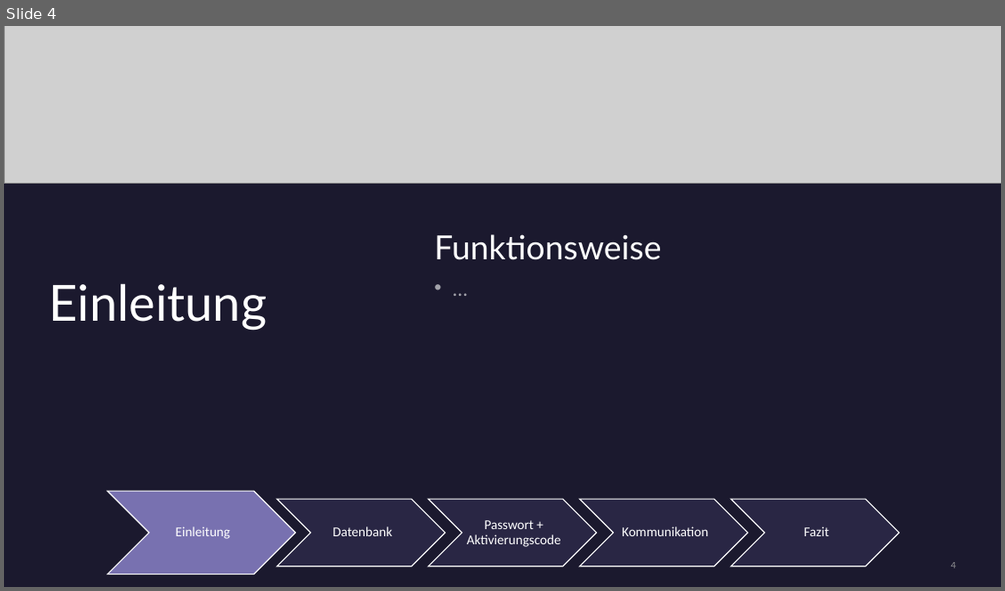
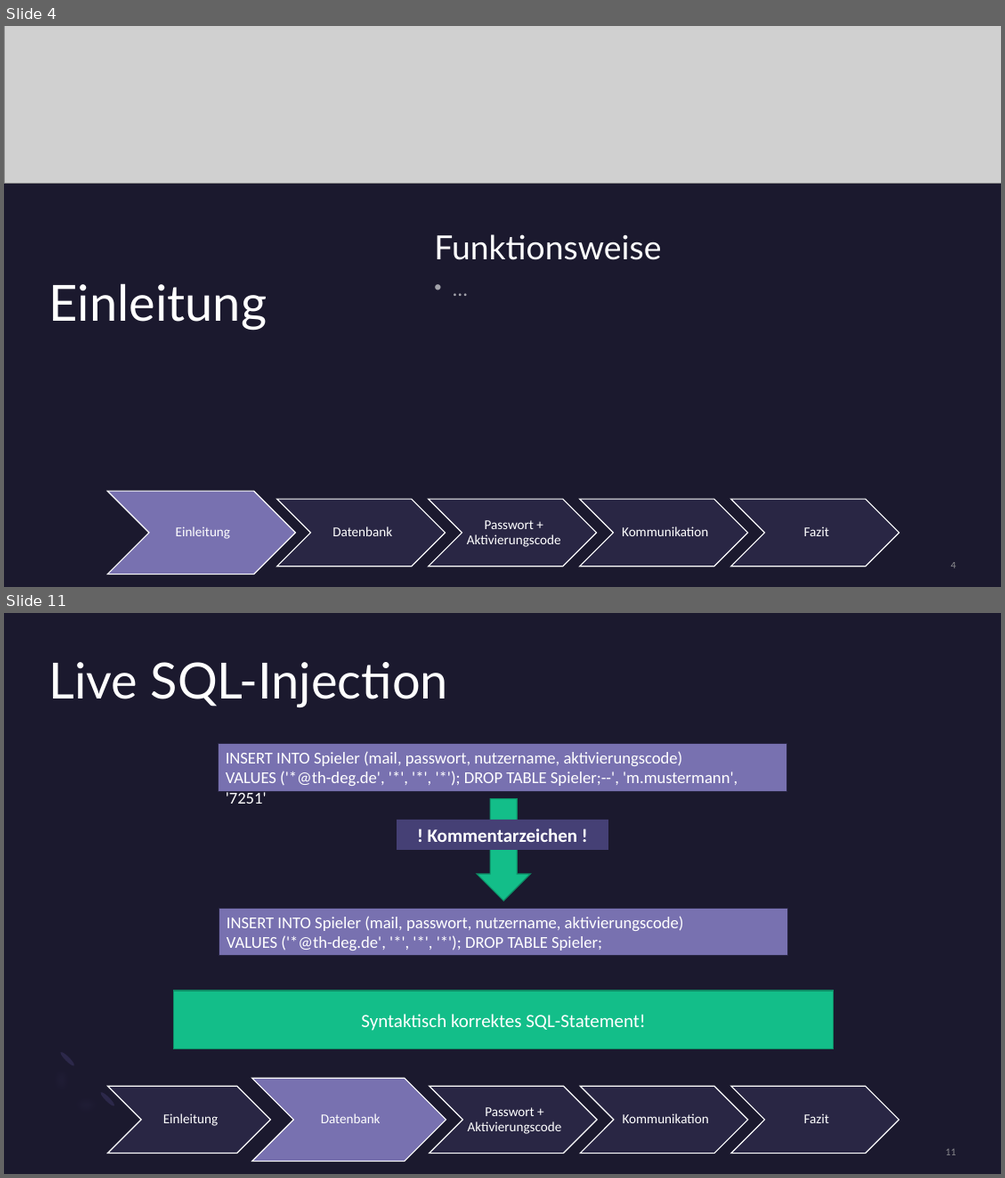
Before and after one commit to hagengruber/chess_server_strong, a slide deck: Alternativ Version.pptx. Shown one above the other, each under a label of ours: slide 4 before the commit, slides 4 and 11 after it; the slides between them are not shown. The pictures are 1005x591 and 1005x1178 pixels, drawn with LibreOffice and Linux fonts; fonts in the diff are those of the drawing; grey boxes stand for pictures. Boxes give left, top, right and bottom in pixels: in the first picture for what was removed or moved away, otherwise in the second. Text is boxed around its words. In the diff, an @@ line names an element or a change of style, - is before the commit and + after.

```diff
--- a/Alternativ Version.pptx
+++ b/Alternativ Version.pptx
@@ slide 11 added at bbox=[4, 613, 1001, 1174], background #1B192E @@
@@ title added at bbox=[49, 662, 448, 707], 48 pt, text #FFFFFF @@
+Live SQL-Injection
@@ rectangle added at bbox=[218, 744, 787, 792], fill #7871B0, outline #292644 0.75 pt, 16 pt, text #FFFFFF @@
+INSERT INTO Spieler (mail, passwort, nutzername, aktivierungscode)
+VALUES ('*@th-deg.de', '*', '*', '*'); DROP TABLE Spieler;--', 'm.mustermann', '7251'
@@ down arrow added at bbox=[477, 798, 531, 900], fill #13BE89, outline #0E8D65 1 pt @@
@@ rectangle added at bbox=[396, 819, 608, 850], fill #454075, 18 pt, text #FFFFFF, bold @@
+! Kommentarzeichen !
@@ rectangle added at bbox=[219, 908, 788, 956], fill #7871B0, outline #292644 0.75 pt, 16 pt, text #FFFFFF @@
+INSERT INTO Spieler (mail, passwort, nutzername, aktivierungscode)
+VALUES ('*@th-deg.de', '*', '*', '*'); DROP TABLE Spieler;
@@ rectangle added at bbox=[174, 990, 833, 1049], fill #13BE89, outline #0E8D65 1 pt, 18 pt, text #FFFFFF @@
+Syntaktisch korrektes SQL-Statement!
@@ freeform shape added at bbox=[33, 1048, 117, 1132], fill #7771B2 at 20% opacity @@
@@ ellipse added at bbox=[59, 1050, 76, 1067], fill #2C284A @@
@@ ellipse added at bbox=[98, 1091, 115, 1108], fill #2C284A @@
@@ group added at bbox=[108, 1078, 899, 1161]: 5 chevrons, 5 texts @@
+Einleitung
+Datenbank
+Passwort + Aktivierungscode
+Kommunikation
+Fazit
@@ text added at bbox=[354, 1155, 410, 1158], 10 pt, text #A6A6A6 at 80% opacity @@
+Beispiel für einen Fußzeilentext
@@ page number added at bbox=[946, 1149, 956, 1155], 10 pt, text #A6A6A6 at 80% opacity @@
+11
```
Also in this commit, not shown: 5 slides changed, 4 other slides added.
